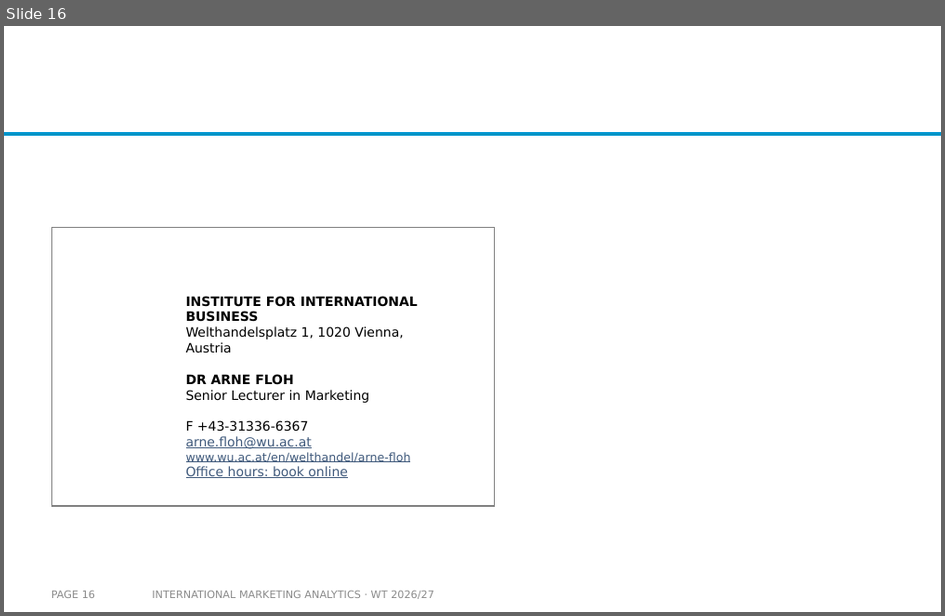
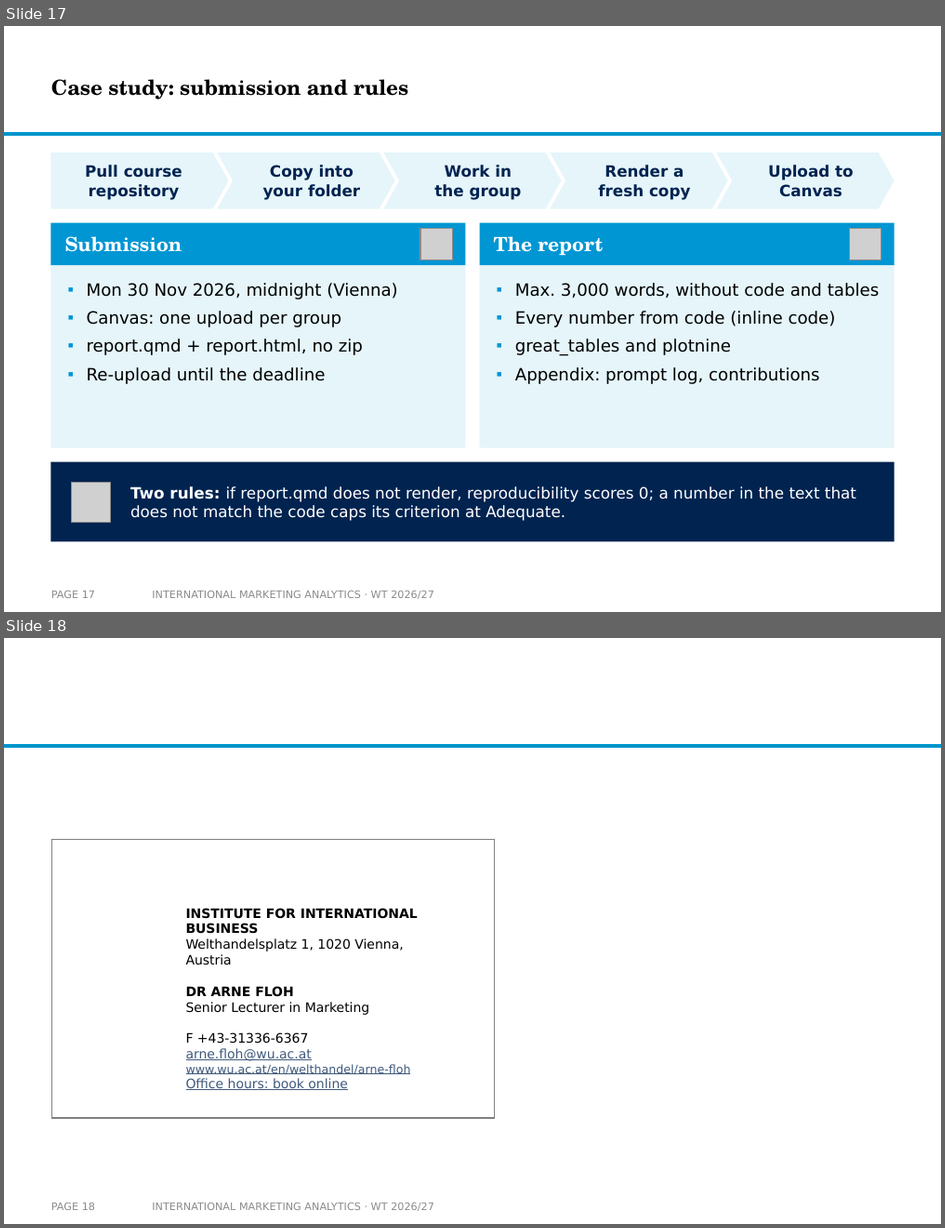
Before and after one commit to arnefloh-wu/International-Marketing-Analytics, a slide deck: slides/00a_course-content-and-style_WT26-27.pptx. Shown one above the other, each under a label of ours: slide 16 before the commit, slides 17 and 18 after it. The pictures are 945x616 and 945x1228 pixels, drawn with LibreOffice and Linux fonts; fonts in the diff are those of the drawing; grey boxes stand for pictures; background and template pictures are left out. Boxes give left, top, right and bottom in pixels: in the first picture for what was removed or moved away, otherwise in the second. Text is boxed around its words. In the diff, an @@ line names an element or a change of style, - is before the commit and + after.

```diff
--- a/slides/00a_course-content-and-style_WT26-27.pptx
+++ b/slides/00a_course-content-and-style_WT26-27.pptx
@@ slide 17 added at [4,26,941,612], background #FFFFFF; not listed: 1 template element that a slide beside it also shows @@
@@ title added at [51,79,409,99], 16 pt, text #000000, bold @@
+Case study: submission and rules
@@ pentagon arrow added at [50,152,229,209], fill #E5F5FA, 12 pt, text #002350, bold @@
+Pull course
+repository
@@ chevron added at [218,152,396,209], fill #E5F5FA, 12 pt, text #002350, bold @@
+Copy into
+your folder
@@ chevron added at [383,152,562,209], fill #E5F5FA, 12 pt, text #002350, bold @@
+Work in
+the group
@@ chevron added at [551,152,728,209], fill #E5F5FA, 12 pt, text #002350, bold @@
+Render a
+fresh copy
@@ chevron added at [716,152,895,209], fill #E5F5FA, 12 pt, text #002350, bold @@
+Upload to
+Canvas
@@ rectangle added at [50,223,465,265], fill #0096D3 @@
@@ text added at [65,236,183,252], 15 pt, text #FFFFFF, bold @@
+Submission
@@ picture added at [422,228,453,259] @@
@@ rectangle added at [480,223,895,265], fill #0096D3 @@
@@ text added at [494,236,603,256], 15 pt, text #FFFFFF, bold @@
+The report
@@ picture added at [849,228,881,259] @@
@@ rectangle added at [50,265,465,448], fill #E5F5FA @@
@@ rectangle added at [480,265,895,448], fill #E5F5FA @@
@@ text added at [87,283,398,384], 13 pt, text #000000 @@
+▪ Mon 30 Nov 2026, midnight (Vienna)
+▪ Canvas: one upload per group
+▪ report.qmd + report.html, no zip
+▪ Re-upload until the deadline
@@ text added at [516,283,879,384], 13 pt, text #000000 @@
+▪ Max. 3,000 words, without code and tables
+▪ Every number from code (inline code)
+▪ great_tables and plotnine
+▪ Appendix: prompt log, contributions
@@ rectangle added at [50,462,895,541], fill #002350 @@
@@ picture added at [72,483,111,522] @@
@@ text added at [130,486,857,521], 12 pt, text #FFFFFF @@
+Two rules: if report.qmd does not render, reproducibility scores 0; a number in the text that does not match the code caps its criterion at Adequate.
@@ page number added at [51,591,95,598], 8 pt, text #8C8C8C @@
+PAGE 17
@@ text added at [152,591,435,599], 8 pt, text #8C8C8C @@
+INTERNATIONAL MARKETING ANALYTICS · WT 2026/27
@@ what was slide 16 is now slide 18 @@
```
Also in this commit, not shown: 2 slides changed, 1 other slide added, 3 other files.
